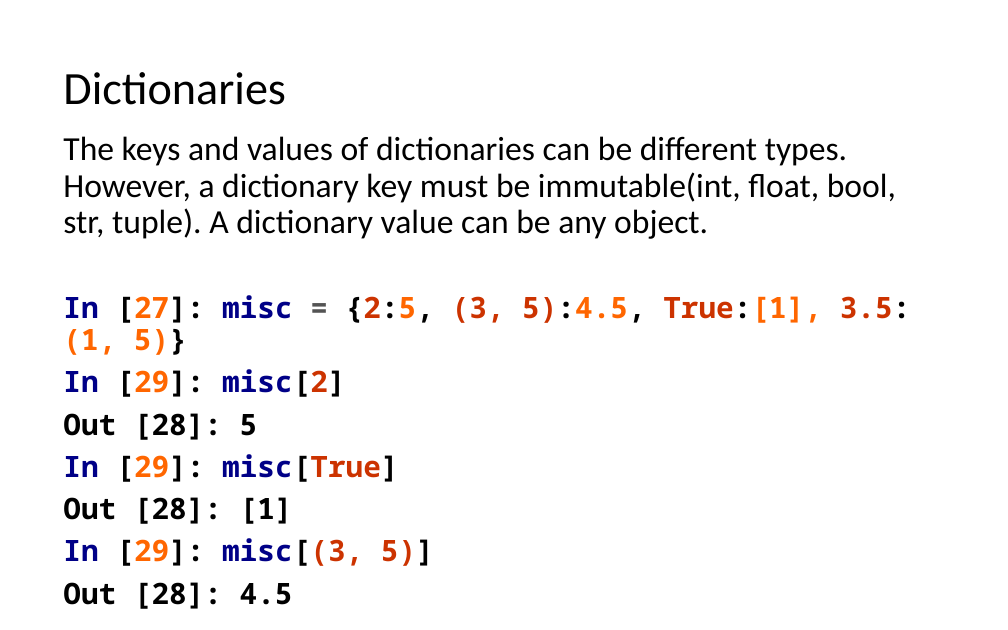
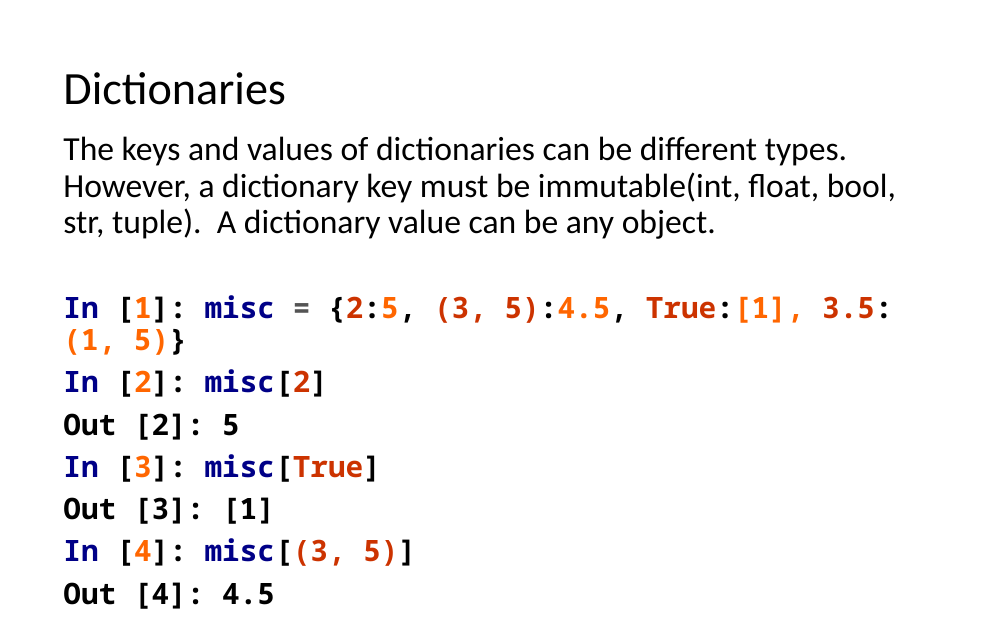
Before and after one commit to LongBaoNguyen/longbaonguyen.github.io, a slide deck: slide 21 of courses/apcsp/lect7.pptx (slide 20 before the commit). Drawn at 1008x630 pixels with LibreOffice and Linux fonts; fonts in the diff are those of the drawing. Boxes give left, top, right and bottom in pixels: in the first picture for what was removed or moved away, otherwise in the second. Text is boxed around its words. In the diff, an @@ line names an element or a change of style, - is before the commit and + after.

```diff
--- a/courses/apcsp/lect7.pptx
+++ b/courses/apcsp/lect7.pptx
@@ text at [63,295,893,609]: text changed @@
-In [27]: misc = {2:5, (3, 5):4.5, True:[1], 3.5:(1, 5)}
-In [29]: misc[2]
-Out [28]: 5
-In [29]: misc[True]
-Out [28]: [1]
-In [29]: misc[(3, 5)]
-Out [28]: 4.5
+In [1]: misc = {2:5, (3, 5):4.5, True:[1], 3.5:(1, 5)}
+In [2]: misc[2]
+Out [2]: 5
+In [3]: misc[True]
+Out [3]: [1]
+In [4]: misc[(3, 5)]
+Out [4]: 4.5
```
Also in this commit, not shown: 20 other slides changed, 1 slide added, 2 other files.
